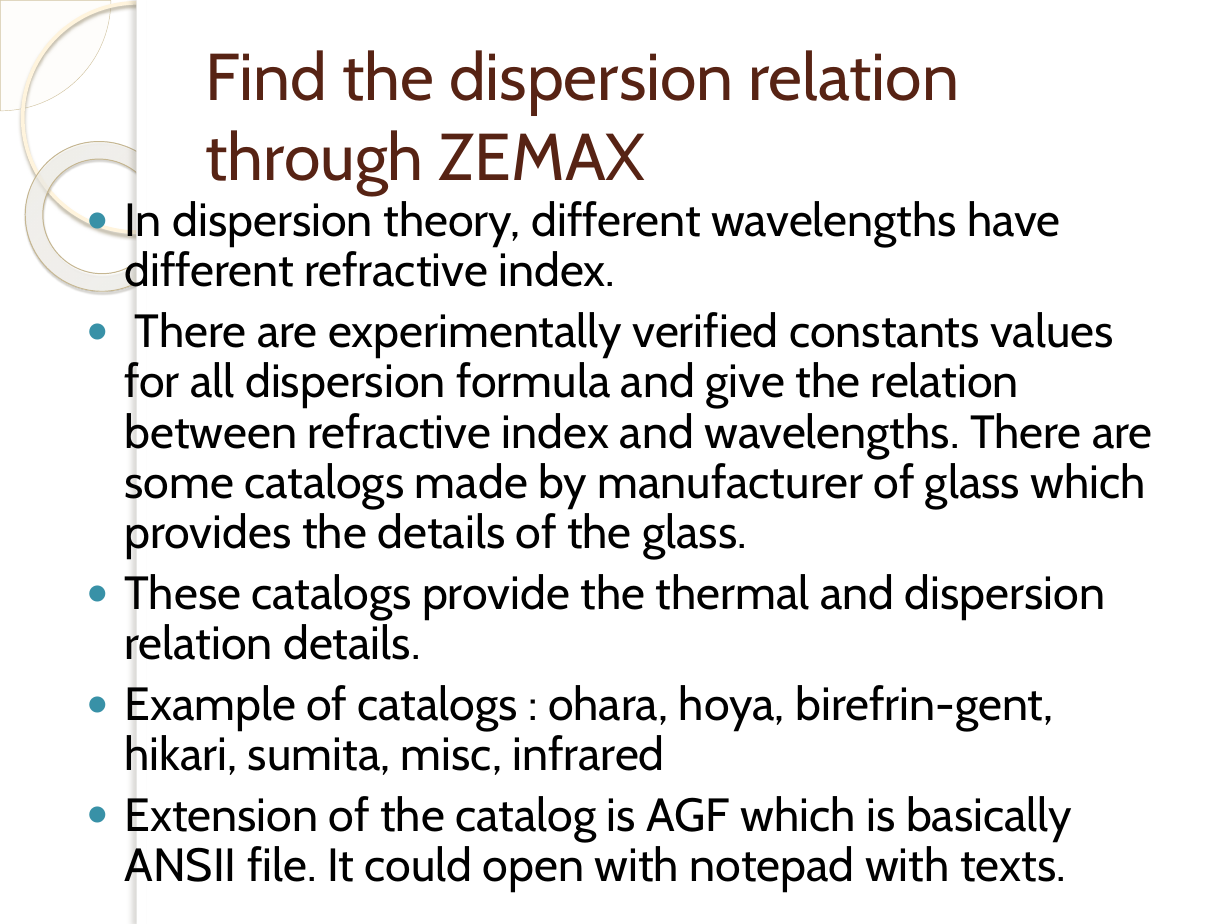
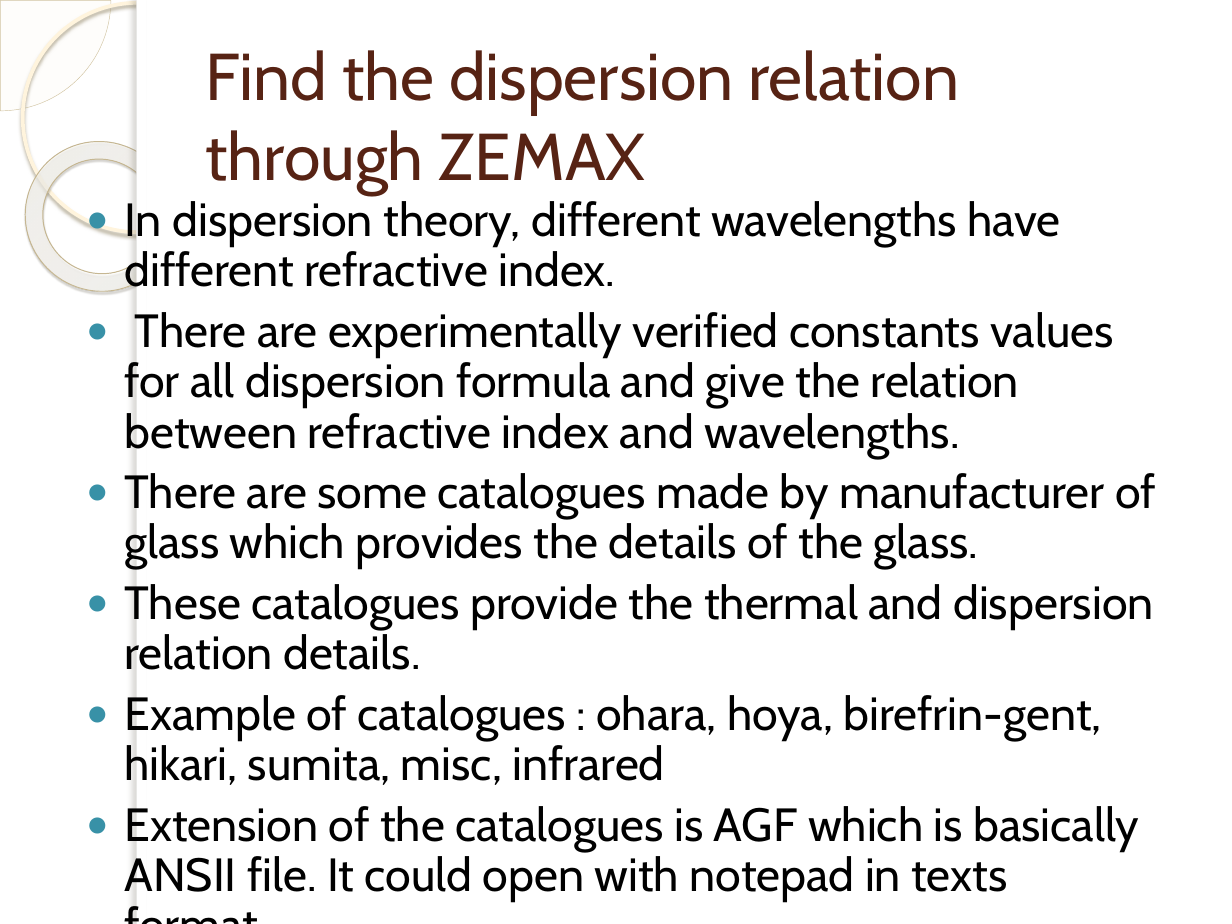
Before and after one commit to rid181198/optical-properties, a slide deck: slide 5 of Optical analysis of different glass types.pptx. Drawn at 1232x924 pixels with LibreOffice and Linux fonts; fonts in the diff are those of the drawing; background and template pictures are left out. Boxes give left, top, right and bottom in pixels: in the first picture for what was removed or moved away, otherwise in the second. Text is boxed around its words. In the diff, an @@ line names an element or a change of style, - is before the commit and + after.

```diff
--- a/Optical analysis of different glass types.pptx
+++ b/Optical analysis of different glass types.pptx
@@ text at <box>124,312,1156,903</box>: text changed @@
-● There are experimentally verified constants values for all dispersion formula and give the relation between refractive index and wavelengths. There are some catalogs made by manufacturer of glass which provides the details of the glass.
-● These catalogs provide the thermal and dispersion relation details.
-● Example of catalogs : ohara, hoya, birefrin-gent, hikari, sumita, misc, infrared
-● Extension of the catalog is AGF which is basically ANSII file. It could open with notepad with texts.
+● There are experimentally verified constants values for all dispersion formula and give the relation between refractive index and wavelengths.
+● There are some catalogues made by manufacturer of glass which provides the details of the glass.
+● These catalogues provide the thermal and dispersion relation details.
+● Example of catalogues : ohara, hoya, birefrin-gent, hikari, sumita, misc, infrared
+● Extension of the catalogues is AGF which is basically ANSII file. It could open with notepad in texts format.
```
Also in this commit, not shown: 10 other slides changed, 6 slides added, 1 slide removed, 6 other files.
